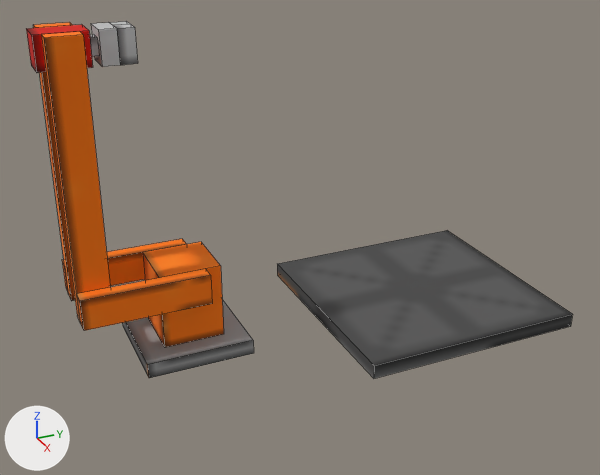
The OBJ model src/main/resources/assets/pneumaticcraft/models/block/assembly_io_unit_export.obj: old version first, new version second.
One viewpoint serves both versions: a 50 mm camera at (3.44, -1.3, 1.9) aimed at (0.58, -0.01, 0.47). The lights are fixed; the arrows at lower left show +X, +Y and +Z. Mesh edges are drawn as thin lines. Where no turn or scale is listed for an object, it has been applied to the vertices. Vertices at the same position are counted once.

Objects in the first picture: 'assembly_io_unit_export'.
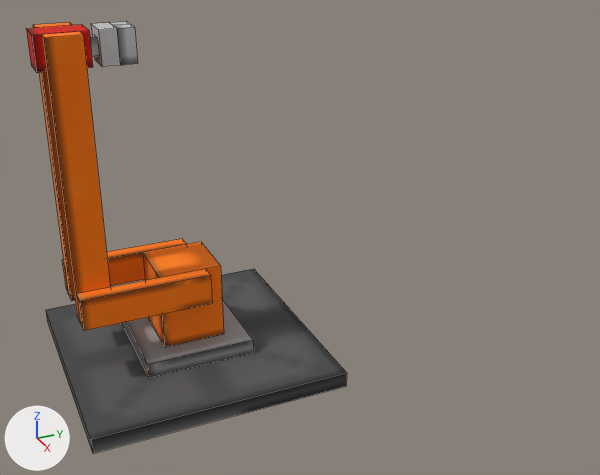
Patch to the scene script:
```diff
--- a/src/main/resources/assets/pneumaticcraft/models/block/assembly_io_unit_export.obj.py
+++ b/src/main/resources/assets/pneumaticcraft/models/block/assembly_io_unit_export.obj.py
@@ me_assembly_io_unit_export @@
 me_assembly_io_unit_export.from_pydata(...)  # 94 vertices, 77 faces; spans x 0.0..1.0, y -0.97..1.12, z 0.0..1.38
 # used by ob_assembly_io_unit_export; location = (0.0, 0.0, 0.0)
+# me_assembly_io_unit_export part 1: the loose piece of 8 vertices spanning x 0.0..1.0, y 0.12..1.12, z 0.0..0.06 is moved by (0.0, -1.12, 0.0)
 me_assembly_io_unit_export.materials.append(mat_defaultmaterial)
```

Pixel boxes [x1, y1, x2, y2] of what changed, in the pictures (600 x 475 px; the box of a moved part takes in the faces that stretch with it):
'assembly_io_unit_export', reshaped (41% narrower, 21% taller)
    before: [26, 21, 573, 378]
    after: [26, 21, 347, 453]
part 1 of me_assembly_io_unit_export, moved or reshaped
    before: [277, 231, 573, 378]
    after: [46, 269, 347, 453]
